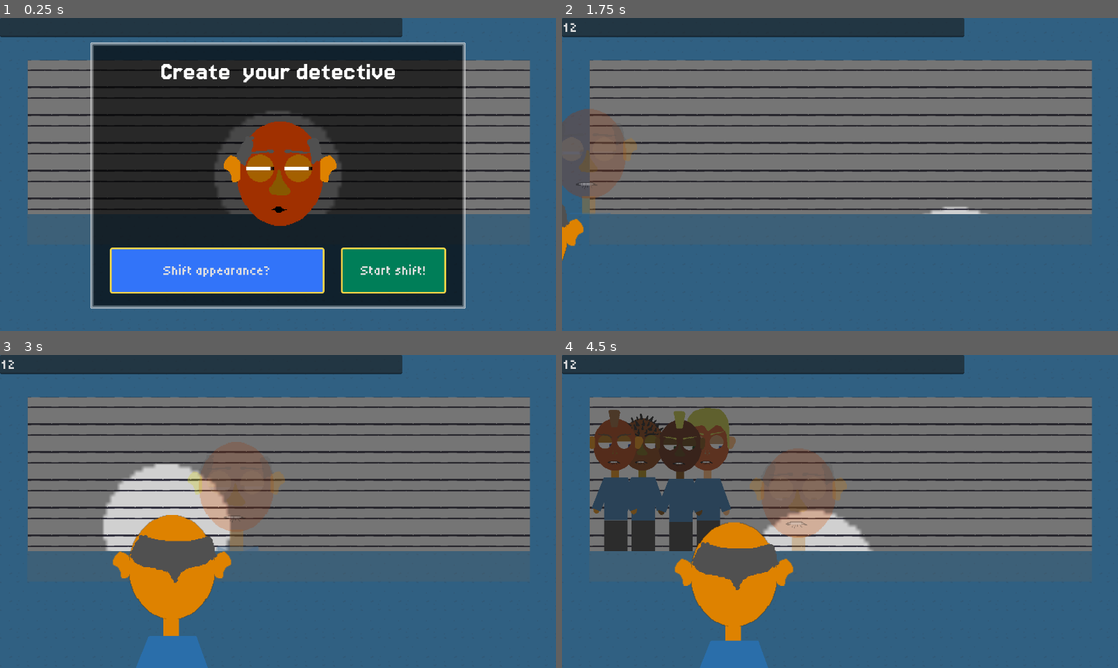
Above: before the commit, frames 1-4 (two rows, left to right).
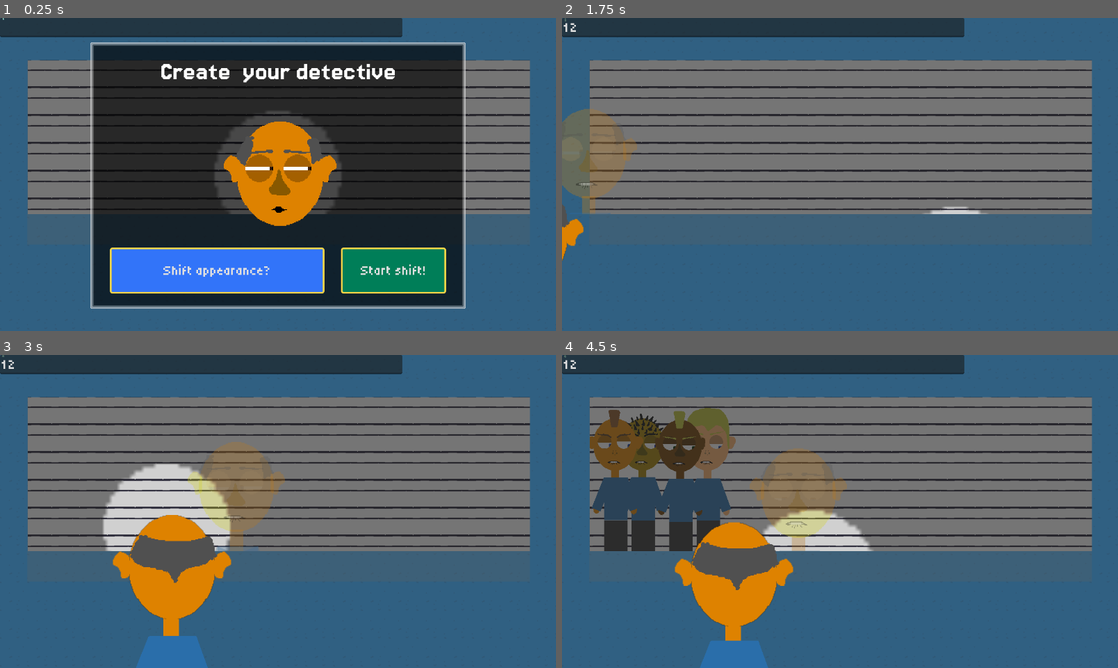
Above: after the commit, the same moments.

Repository: bjornarprytz/shift
Game: Godot game, scene res://interface/main.tscn
The game is run twice, just before and just after one commit, with the same random seed, the same clock (stepped at 60 frames per second) and the same inputs.
Inputs (mouse positions are in pixels of both pictures, inside the frame that each line leads up to):
- Up to frame 1 (0.25 s): no input
- Up to frame 2 (1.75 s): click (762, 27) at 0.52 s; type "12" at 0.6 s; click "Start shift!" at 1.25 s
- Up to frame 3 (3 s): move the mouse to (400, 495) at 2.02 s; click (400, 495) at 2.17 s; move the mouse to (166, 527) at 2.77 s; click (166, 527) at 2.92 s
- Up to frame 4 (4.5 s): move the mouse to (895, 442) at 3.52 s; click (895, 442) at 3.67 s; move the mouse to (812, 574) at 4.27 s; click (812, 574) at 4.42 s

The runs differ from the first frame. In frame 1, 2.9% of the frame differs, in the area x 0-59%, y 0-67%; in frame 2, less than 0.1%; in frame 3, 0.5%; in frame 4, 2.3%.

Commit message:
wip nerve/unnerve

Diff:
--- /dev/null
+++ b/src/interface/cheeks.gd
@@ -0,0 +1,11 @@
+extends "res://interface/face_part.gd"
+
+
+# Called when the node enters the scene tree for the first time.
+func _ready() -> void:
+	pass # Replace with function body.
+
+
+# Called every frame. 'delta' is the elapsed time since the previous frame.
+func _process(delta: float) -> void:
+	pass
--- a/src/interface/face_part.gd
+++ b/src/interface/face_part.gd
@@ -1,14 +1,50 @@
 class_name FacePart
-extends Sprite2D
+extends CanvasItem
 
 var is_in_effect = false
 
-func blush():
-	if is_in_effect:
+@export var sweat_particles: CPUParticles2D
+
+@export var head: Head
+
+func start_tell(tell: Tell):
+	if (is_in_effect):
 		return
+	match (tell.effect):
+		Tell.Effect.BLUSH:
+			blush()
+		Tell.Effect.TWITCH:
+			twitch()
+		Tell.Effect.SWEAT:
+			sweat(true)
 	is_in_effect = true
+
+func stop_tell(tell: Tell):
+	if (is_in_effect == false):
+		return
+	match (tell.effect):
+		Tell.Effect.BLUSH:
+			blush()
+		Tell.Effect.TWITCH:
+			twitch()
+		Tell.Effect.SWEAT:
+			sweat(true)
+	is_in_effect = false
+
+func blush(on:bool=true):
+	var color = Color.PINK if on else Color.WHITE
+
 	var tween = create_tween()
-	tween.tween_property(self, "modulate", Color.PINK, 0.5).as_relative()
-	tween.tween_property(self, "modulate", Color.WHITE, 0.5).as_relative()
+	tween.tween_property(self, "self_modulate", color, 0.5)
 	await tween.finished
-	is_in_effect = false
+
+func sweat(on: bool=true):
+	if (sweat_particles == null):
+		return
+
+	sweat_particles.emitting = on
+
+func twitch(on: bool=true):
+	if (name == "Eyes"):
+		assert(head != null)
+		head.flinch()
--- a/src/interface/head.gd
+++ b/src/interface/head.gd
@@ -6,9 +6,9 @@
 
 @onready var eye_r: Eye = %EyeR
 @onready var eye_l: Eye = %EyeL
+@onready var eyes: FacePart = %Eyes
 
-@onready var cheek_r: Sprite2D = %CheekR
-@onready var cheek_l: Sprite2D = %CheekL
+@onready var cheeks: FacePart = %Cheeks
 
 @onready var nose: FacePart = %Nose
 @onready var mouth: Mouth = %Mouth
@@ -16,6 +16,7 @@
 @onready var ear_l: FacePart = %EarL
 @onready var head = %Head
 @onready var blink_timer: Timer = %BlinkTimer
+@onready var eye_tween: Tween
 
 var _appeareance: Appearance
 
@@ -37,29 +38,30 @@
 
 func squint():
 	pause_blink()
-	var tween = create_tween().set_parallel()
-	tween.tween_property(eye_l, "lid_gap_lower", 2.0, .1)
-	tween.tween_property(eye_l, "lid_gap_upper", 2.0, .1)
-	tween.tween_property(eye_r, "lid_gap_lower", 2.0, .1)
-	tween.tween_property(eye_r, "lid_gap_upper", 2.0, .1)
-	tween.set_parallel(false)
-	tween.tween_callback(resume_blink)
+	eye_tween = create_tween().set_parallel()
+	eye_tween.tween_property(eye_l, "lid_gap_lower", 2.0, .1)
+	eye_tween.tween_property(eye_l, "lid_gap_upper", 2.0, .1)
+	eye_tween.tween_property(eye_r, "lid_gap_lower", 2.0, .1)
+	eye_tween.tween_property(eye_r, "lid_gap_upper", 2.0, .1)
+	eye_tween.set_parallel(false)
+	eye_tween.tween_callback(resume_blink)
 
 func pause_blink():
 	blink_timer.paused = true
+	_clear_eye_tween()
 
 func resume_blink():
 	blink_timer.paused = false
 
 func unsquint():
 	pause_blink()
-	var tween = create_tween().set_parallel()
-	tween.tween_property(eye_l, "lid_gap_lower", _appeareance.eye_slit_gap_l, .2)
-	tween.tween_property(eye_l, "lid_gap_upper", _appeareance.eye_slit_gap_l, .2)
-	tween.tween_property(eye_r, "lid_gap_lower", _appeareance.eye_slit_gap_r, .2)
-	tween.tween_property(eye_r, "lid_gap_upper", _appeareance.eye_slit_gap_r, .2)
-	tween.set_parallel(false)
-	tween.tween_callback(resume_blink)
+	eye_tween = create_tween().set_parallel()
+	eye_tween.tween_property(eye_l, "lid_gap_lower", _appeareance.eye_slit_gap_l, .2)
+	eye_tween.tween_property(eye_l, "lid_gap_upper", _appeareance.eye_slit_gap_l, .2)
+	eye_tween.tween_property(eye_r, "lid_gap_lower", _appeareance.eye_slit_gap_r, .2)
+	eye_tween.tween_property(eye_r, "lid_gap_upper", _appeareance.eye_slit_gap_r, .2)
+	eye_tween.set_parallel(false)
+	eye_tween.tween_callback(resume_blink)
 
 func say(phrase: String):
 	phrase = phrase.strip_edges()
@@ -72,26 +74,63 @@
 		mouth.enounciate(l)
 		await get_tree().create_timer(per_letter_length).timeout
 
-func blink() -> void:
+func blink() -> Signal:
+	_clear_eye_tween()
 	var closing_phase_duration = randf_range(.05, .1)
-	var opening_phase_duration = randf_range(.15, .3)
+	var opening_phase_duration = randf_range(.15, .2)
 
-	var tween = create_tween()
+	eye_tween = create_tween()
 
-	tween.set_parallel()
+	eye_tween.set_parallel()
 	for e in [eye_l, eye_r]:
-		tween.tween_property(e, "lid_gap_upper", 0.0, closing_phase_duration)
-		tween.tween_property(e, "lid_gap_lower", 0.0, closing_phase_duration)
+		eye_tween.tween_property(e, "lid_gap_upper", 0.0, closing_phase_duration)
+		eye_tween.tween_property(e, "lid_gap_lower", 0.0, closing_phase_duration)
 
-	tween.set_parallel(false)
+	eye_tween.set_parallel(false)
 
 	for e in [eye_l, eye_r]:
-		tween.tween_property(e, "lid_gap_upper", e.lid_gap_upper, opening_phase_duration)
-		tween.set_parallel()
-		tween.tween_property(e, "lid_gap_lower", e.lid_gap_lower, opening_phase_duration)
+		eye_tween.tween_property(e, "lid_gap_upper", e.lid_gap_upper, opening_phase_duration)
+		eye_tween.set_parallel()
+		eye_tween.tween_property(e, "lid_gap_lower", e.lid_gap_lower, opening_phase_duration)
 
-	await tween.finished
+	return eye_tween.finished
 
+func flinch():
+	pause_blink()
+
+	var x_min = Vector2(-300, 0)
+	var x_max = Vector2(2000, 0)
+	var y_min = Vector2(0, -300)
+	var y_max = Vector2(0, 2000)
+
+	var points: Array[Vector2] = []
+
+	for p in range(randi_range(2, 5)):
+		var v = [x_min, x_max, y_min, y_max].pick_random()
+
+		var t = Vector2(v)
+		if t.x == 0:
+			t.x = randf_range(-300, 2000)
+		else:
+			t.y = randf_range(-300, 2000)
+
+		points.push_back(Vector2(t))
+
+	eye_tween = create_tween().set_loops()
+
+	for p in points:
+		eye_tween.tween_property(eye_l, "focal_point", p, .1)
+		eye_tween.set_parallel()
+		eye_tween.tween_property(eye_r, "focal_point", p, .1)
+		eye_tween.set_parallel(false)
+		eye_tween.tween_interval(randf_range(1.0, 4.0))
+
+	return eye_tween.finished
+
+func _clear_eye_tween():
+	if eye_tween != null:
+		eye_tween.stop()
+		eye_tween = null
 
 func _on_blink_timer_timeout() -> void:
 	await blink()
--- a/src/interface/head.tscn
+++ b/src/interface/head.tscn
@@ -51,14 +51,16 @@
 texture_filter = 3
 script = ExtResource("1_xqv0v")
 
-[node name="Head" type="Sprite2D" parent="." unique_id=2050438477]
-unique_name_in_owner = true
-self_modulate = Color(0.72156864, 0.36862746, 0.14117648, 1)
+[node name="Head" type="Sprite2D" parent="." unique_id=2050438477 node_paths=PackedStringArray("sweat_particles")]
+unique_name_in_owner = true
 texture_filter = 3
 position = Vector2(2, 6)
 texture = ExtResource("1_jihge")
+script = ExtResource("3_dm2nd")
+sweat_particles = NodePath("Sweat")
 
 [node name="Sweat" type="CPUParticles2D" parent="Head" unique_id=2052495036]
+top_level = true
 position = Vector2(-1, -41)
 emitting = false
 amount = 3
@@ -67,6 +69,8 @@
 emission_rect_extents = Vector2(35, 5)
 particle_flag_align_y = true
 gravity = Vector2(0, 69)
+scale_amount_min = 0.2
+scale_amount_max = 0.5
 color = Color(0.6156863, 0.9098039, 0.8627451, 1)
 hue_variation_min = -0.23
 hue_variation_max = 0.28
@@ -78,61 +82,130 @@
 frame = 2
 script = ExtResource("11_ixfgt")
 
-[node name="Nose" type="Sprite2D" parent="." unique_id=865731493]
-unique_name_in_owner = true
-modulate = Color(0.72156864, 0.36862746, 0.14117648, 1)
+[node name="Nose" type="Sprite2D" parent="." unique_id=865731493 node_paths=PackedStringArray("sweat_particles")]
+unique_name_in_owner = true
 position = Vector2(2, 17)
 texture = ExtResource("2_xqv0v")
 script = ExtResource("3_dm2nd")
-
-[node name="EarR" type="Sprite2D" parent="." unique_id=1351620777]
-unique_name_in_owner = true
-modulate = Color(0.72156864, 0.36862746, 0.14117648, 1)
+sweat_particles = NodePath("Sweat")
+
+[node name="Sweat" type="CPUParticles2D" parent="Nose" unique_id=173494131]
+top_level = true
+position = Vector2(1, 33)
+emitting = false
+amount = 2
+texture = ExtResource("3_aoua1")
+emission_shape = 3
+emission_rect_extents = Vector2(10, 5)
+particle_flag_align_y = true
+gravity = Vector2(0, 5)
+scale_amount_min = 0.2
+scale_amount_max = 0.5
+color = Color(0.6156863, 0.9098039, 0.8627451, 1)
+hue_variation_min = -0.23
+hue_variation_max = 0.28
+
+[node name="EarR" type="Sprite2D" parent="." unique_id=1351620777 node_paths=PackedStringArray("sweat_particles")]
+unique_name_in_owner = true
 texture_filter = 3
 position = Vector2(64, 0)
 texture = ExtResource("12_icn7e")
 script = ExtResource("3_dm2nd")
-
-[node name="EarL" type="Sprite2D" parent="." unique_id=1127784099]
-unique_name_in_owner = true
-modulate = Color(0.72156864, 0.36862746, 0.14117648, 1)
+sweat_particles = NodePath("Sweat")
+
+[node name="Sweat" type="CPUParticles2D" parent="EarR" unique_id=2082237220]
+top_level = true
+position = Vector2(55, 0)
+emitting = false
+amount = 2
+texture = ExtResource("3_aoua1")
+emission_shape = 3
+emission_rect_extents = Vector2(5, 15)
+particle_flag_align_y = true
+gravity = Vector2(0, 5)
+scale_amount_min = 0.2
+scale_amount_max = 0.5
+color = Color(0.6156863, 0.9098039, 0.8627451, 1)
+hue_variation_min = -0.23
+hue_variation_max = 0.28
+
+[node name="EarL" type="Sprite2D" parent="." unique_id=1127784099 node_paths=PackedStringArray("sweat_particles")]
+unique_name_in_owner = true
 texture_filter = 3
 position = Vector2(-60, 0)
 texture = ExtResource("12_icn7e")
 flip_h = true
 script = ExtResource("3_dm2nd")
-
-[node name="Eyes" type="Node2D" parent="." unique_id=1930801373]
-position = Vector2(-67, -59)
+sweat_particles = NodePath("Sweat")
+
+[node name="Sweat" type="CPUParticles2D" parent="EarL" unique_id=2028660218]
+top_level = true
+position = Vector2(-52, 0)
+emitting = false
+amount = 2
+texture = ExtResource("3_aoua1")
+emission_shape = 3
+emission_rect_extents = Vector2(5, 15)
+particle_flag_align_y = true
+gravity = Vector2(0, 5)
+scale_amount_min = 0.2
+scale_amount_max = 0.5
+color = Color(0.6156863, 0.9098039, 0.8627451, 1)
+hue_variation_min = -0.23
+hue_variation_max = 0.28
+
+[node name="Eyes" type="Node2D" parent="." unique_id=1930801373 node_paths=PackedStringArray("sweat_particles", "head")]
+unique_name_in_owner = true
+script = ExtResource("3_dm2nd")
+sweat_particles = NodePath("Sweat")
+head = NodePath("..")
 
 [node name="EyeR" parent="Eyes" unique_id=1449849314 instance=ExtResource("13_cdgoc")]
 unique_name_in_owner = true
-position = Vector2(90, 59)
+position = Vector2(22, 0)
 
 [node name="EyeL" parent="Eyes" unique_id=605668187 instance=ExtResource("13_cdgoc")]
 unique_name_in_owner = true
-position = Vector2(46, 59)
+position = Vector2(-22, 0)
 is_left_eye = true
 
 [node name="BlinkTimer" type="Timer" parent="Eyes" unique_id=429267989]
 unique_name_in_owner = true
 autostart = true
 
+[node name="Sweat" type="CPUParticles2D" parent="Eyes" unique_id=1152711974]
+top_level = true
+amount = 1
+texture = ExtResource("3_aoua1")
+emission_shape = 4
+emission_points = PackedVector2Array(-7, 0, -8, 1, 7, 0, 8, 1)
+emission_colors = PackedColorArray()
+particle_flag_align_y = true
+gravity = Vector2(0, 10)
+scale_amount_min = 0.2
+scale_amount_max = 0.5
+color = Color(0.6156863, 0.9098039, 0.8627451, 1)
+hue_variation_min = -0.23
+hue_variation_max = 0.28
+
 [node name="Hair" type="Sprite2D" parent="." unique_id=18838439]
 unique_name_in_owner = true
-modulate = Color(0.3254902, 1, 0.3019608, 1)
 texture_filter = 3
 position = Vector2(2, -32)
 texture = ExtResource("15_xqv0v")
 
-[node name="CheekR" type="Sprite2D" parent="." unique_id=1864260051]
+[node name="Cheeks" type="Node2D" parent="." unique_id=1939163318]
+unique_name_in_owner = true
+script = ExtResource("3_dm2nd")
+
+[node name="CheekR" type="Sprite2D" parent="Cheeks" unique_id=1864260051]
 unique_name_in_owner = true
 modulate = Color(1, 1, 1, 0)
 position = Vector2(25, 30)
 scale = Vector2(0.365, 0.365)
 texture = ExtResource("16_dm2nd")
 
-[node name="CheekL" type="Sprite2D" parent="." unique_id=452186776]
+[node name="CheekL" type="Sprite2D" parent="Cheeks" unique_id=452186776]
 unique_name_in_owner = true
 modulate = Color(1, 1, 1, 0)
 position = Vector2(-25.999996, 30)
--- a/src/interface/mouth.gd
+++ b/src/interface/mouth.gd
@@ -1,6 +1,11 @@
 class_name Mouth
 extends AnimatedSprite2D
 
+func start_tell(tell: Tell):
+	pass
+
+func stop_tell(tell: Tell):
+	pass
 
 func enounciate(letter: String):
 	assert (letter.length() == 1)
--- a/src/interface/suspect.gd
+++ b/src/interface/suspect.gd
@@ -65,9 +65,21 @@
 	bob_tween.play()
 
 func unnerve() -> void:
-	head.blink_timer.wait_time = 0.2
+	head.blink_timer.wait_time = 0.32
 	head.squint()
+
+	for t in profile.tells:
+		var parts = t.get_body_parts(self)
+
+		for p in parts:
+			p.start_tell(t)
 
 func renerve() -> void:
 	head.blink_timer.wait_time = 1.0
 	head.unsquint()
+
+	for t in profile.tells:
+		var parts = t.get_body_parts(self)
+
+		for p in parts:
+			p.stop_tell(t)
--- /dev/null
+++ b/src/interface/twitcher.gd
@@ -0,0 +1,8 @@
+class_name Twitcher
+extends Node
+
+
+
+# Called every frame. 'delta' is the elapsed time since the previous frame.
+func _process(delta: float) -> void:
+	pass
--- a/src/system/tell.gd
+++ b/src/system/tell.gd
@@ -20,7 +20,7 @@
 @export var part: Part
 @export var effect: Effect
 
-func get_body_part(sus: Suspect) -> Array:
+func get_body_parts(sus: Suspect) -> Array:
 	match (part):
 		Part.EARS:
 			return [sus.head.ear_l, sus.head.ear_r]
@@ -29,11 +29,11 @@
 		Part.FACE:
 			return [sus.head.head]
 		Part.EYES:
-			return [sus.head.eye_l, sus.head.eye_r]
+			return [sus.head.eyes]
 		Part.CHEEKS:
-			return [sus.head.cheek_l, sus.head.cheek_r]
+			return [sus.head.cheeks]
 		Part.BREATHING:
-			return [sus.body.torso]
+			return [] # [sus.body.torso]
 		Part.MOUTH:
 			return [sus.head.mouth]
 
Not shown, added: src/interface/cheeks.gd.uid
Not shown, added: src/interface/twitcher.gd.uid
